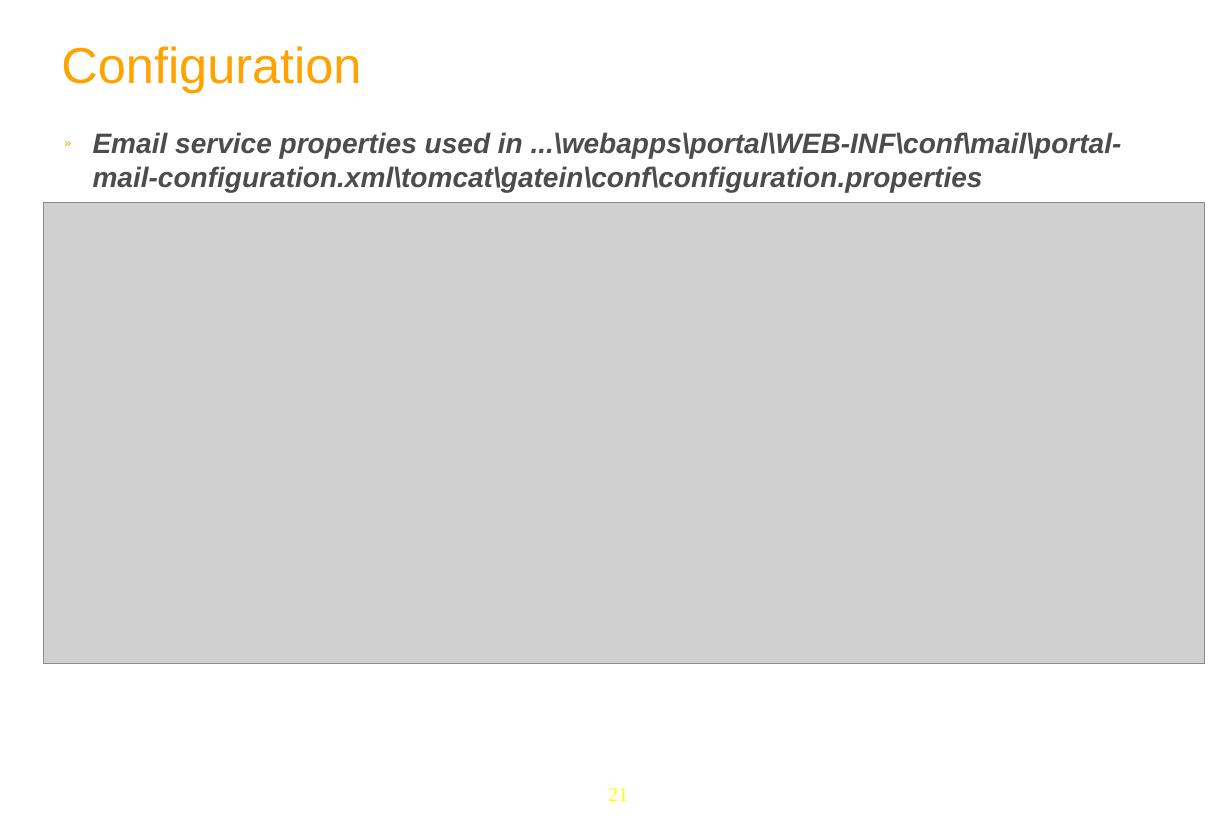
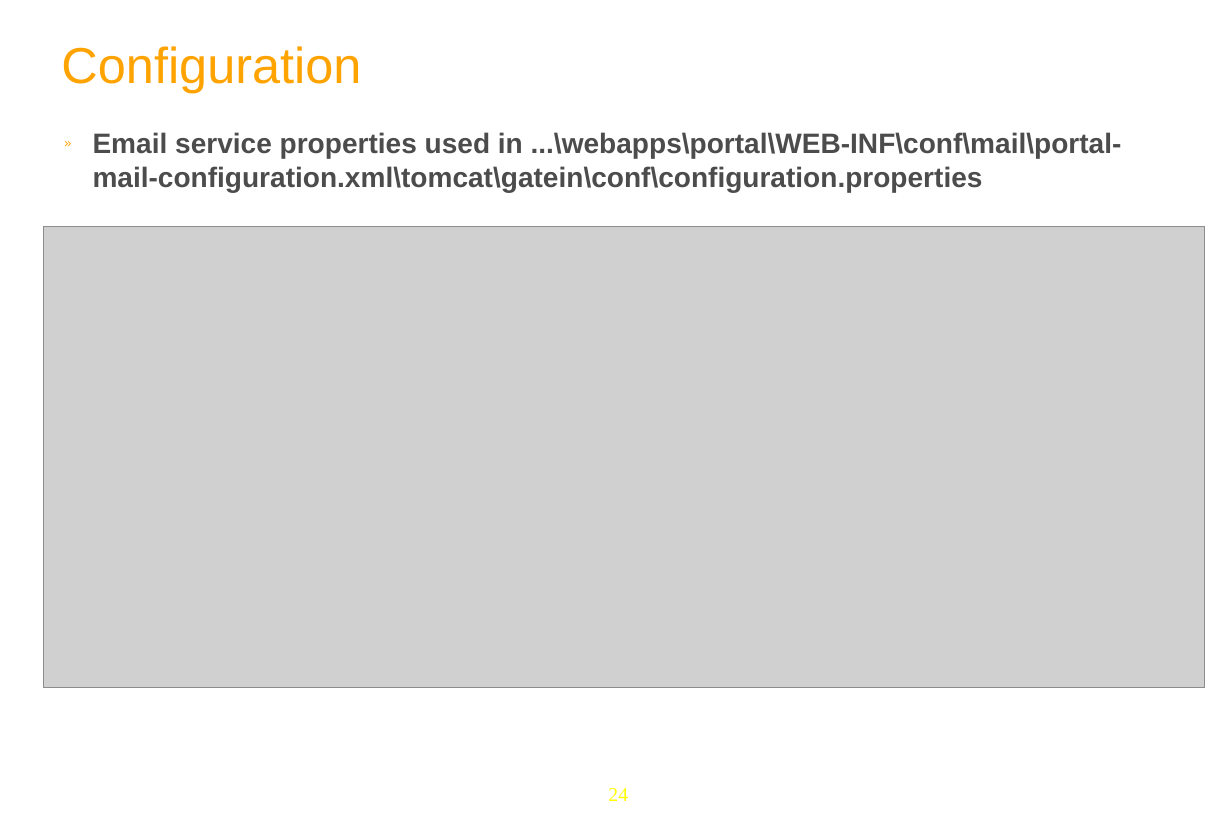
Before and after one commit to anhvurz90/training, a slide deck: slide 24 of exo-developer/210-configuration/slides/210-Portal-configuration-XDev-en.ppt (slide 21 before the commit). Drawn at 1232x835 pixels with LibreOffice and Linux fonts; fonts in the diff are those of the drawing; grey boxes stand for pictures; background and template pictures are left out. Boxes give left, top, right and bottom in pixels: in the first picture for what was removed or moved away, otherwise in the second. Text is boxed around its words. In the diff, an @@ line names an element or a change of style, - is before the commit and + after.

```diff
--- a/exo-developer/210-configuration/slides/210-Portal-configuration-XDev-en.ppt
+++ b/exo-developer/210-configuration/slides/210-Portal-configuration-XDev-en.ppt
@@ text "Email service properties used in ..." at (x1=93, y1=132, x2=1122, y2=192): italic off @@
@@ picture moved from (x1=43, y1=203, x2=1206, y2=664) to (x1=43, y1=226, x2=1206, y2=688) @@
@@ page number at (x1=608, y1=788, x2=628, y2=801): text changed @@
-21
+24
```
Also in this commit, not shown: 47 other slides changed, 11 slides added, 2 slides removed.
